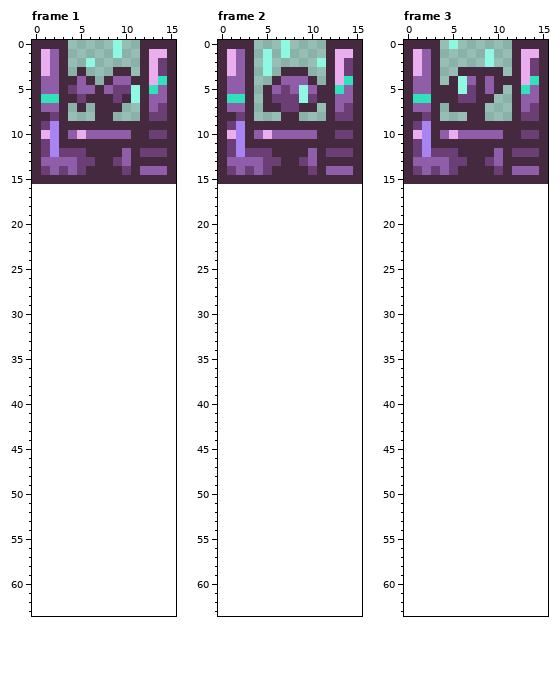
One commit to this pixel-art file: src/assets/machine-fan.aseprite. The first picture shows the starting point.
16x16 pixels, 3 frames. Shown: frame 1, frame 2, frame 3. The old version is drawn lined up with the new one, on the new canvas.
New version:
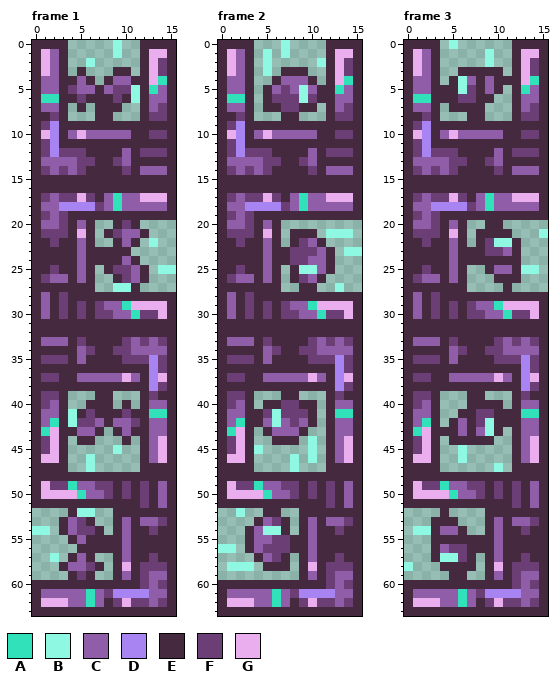
Palette (. is transparent): A #30e1b9  B #8ff8e2  C #905ea9  D #a884f3  E #45293f  F #6b3e75  G #eaaded
Change:
canvas 16x16 -> 16x64
Changed rows in their new state; - is an unchanged pixel.
Frame 1:
first column x 0:
16 EEEEEEEEEEEEEEEE
17 EFCFFGFECACCGGGE
18 ECCDDDDFCACCCCCE
19 EFCFEEEEEEEEEEEE
20 ECCFECE--EFE----
21 EFFFEGE-EFCCE---
22 EEFEECE--ECE-B--
23 EEEEECEEEEE-----
24 EEEEECEEEECE----
25 EEFEECE-EFFCE-BB
26 EFCCECE--EFCE---
27 EEEEEEE--BBE----
28 ECEFEEEEEEEEEEEE
29 ECEFEFEFCCAGGGGE
30 ECEFEFEFFCCAFFGE
31 EEEEEEEEEEEEEEEE
32 EEEEEEEEEEEEEEEE
33 ECCCEFEEEEFCFCFE
34 EEEEECFEEFFCCCCE
35 EFFFECEEEEFFFDFE
36 EEEEEEEEEEEEEDFE
37 EFFEECCCCCGCEDGE
38 EEEEEEEEEEEEEDFE
39 EFFE---EE---EFEE
40 EFCE--EEE-E-ECCE
41 ECCEBEFEEEFEEAAE
42 ECAEBFFCECCFECCE
43 EAGEECCE-ECEECCE
44 EFGE-EE---E-ECGE
45 EFGE-----B--ECGE
46 EGGE--B-----ECGE
47 EEEE--B-----EEEE
48 EEEEEEEEEEEEEEEE
49 EGFFACCFFEFEFECE
50 EGGGGACCFEFEFECE
51 EEEEEEEEEEEEFECE
52 ----EBB--EEEEEEE
53 ---ECFE--ECECCFE
54 BB-ECFFE-ECEEFEE
55 ----ECEEEECEEEEE
56 -----EEEEECEEEEE
57 --B-ECE--ECEEFEE
58 ---ECCFE-EGEFFFE
59 ----EFE--ECEFCCE
60 EEEEEEEEEEEEFCFE
61 ECCCCCACFDDDDCCE
62 EGGGCCACEFGFFCFE
63 EEEEEEEEEEEEEEEE
Frame 2:
first column x 0:
16 EEEEEEEEEEEEEEEE
17 EFCFFGFECACCGGGE
18 ECCDDDDFCACCCCCE
19 EFCFEEEEEEEEEEEE
20 ECCFECE---------
21 EFFFEGE-EEE-BBB-
22 EEFEECE-EFCE----
23 EEEEECEEFFFCE-BB
24 EEEEECEEFFCCE---
25 EEFEECE-EBBCE---
26 EFCCECE-EFCE----
27 EEEEEEE--EE--B--
28 ECEFEEEEEEEEEEEE
29 ECEFEFEFCCAGGGGE
30 ECEFEFEFFCCAFFGE
31 EEEEEEEEEEEEEEEE
32 EEEEEEEEEEEEEEEE
33 ECCCEFEEEEFCFCFE
34 EEEEECFEEFFCCCCE
35 EFFFECEEEEFFFDFE
36 EEEEEEEEEEEEEDFE
37 EFFEECCCCCGCEDGE
38 EEEEEEEEEEEEEDFE
39 EFFE---EE---EFEE
40 EFCE-EEFFEE-ECCE
41 ECCEEFBFFFE-EAAE
42 ECAEECBCFCE-ECCE
43 EAGE-ECCCE--ECCE
44 EFGE--EEE-B-ECGE
45 EFGEB-----B-ECGE
46 EGGE----B-B-ECGE
47 EEEE----B---EEEE
48 EEEEEEEEEEEEEEEE
49 EGFFACCFFEFEFECE
50 EGGGGACCFEFEFECE
51 EEEEEEEEEEEEFECE
52 --B--EE--EEEEEEE
53 ----ECFE-ECECCFE
54 ---ECBBE-ECEEFEE
55 ---ECCFFEECEEEEE
56 BB-ECFFFEECEEEEE
57 ----ECFE-ECEEFEE
58 -BBB-EEE-EGEFFFE
59 ---------ECEFCCE
60 EEEEEEEEEEEEFCFE
61 ECCCCCACFDDDDCCE
62 EGGGCCACEFGFFCFE
63 EEEEEEEEEEEEEEEE
Frame 3:
first column x 0:
16 EEEEEEEEEEEEEEEE
17 EFCFFGFECACCGGGE
18 ECCDDDDFCACCCCCE
19 EFCFEEEEEEEEEEEE
20 ECCFECE--EE-----
21 EFFFEGE-EEEE---B
22 EEFEECE-EFBBE---
23 EEEEECEEEFFCE---
24 EEEEECEEEEEEE---
25 EEFEECE--ECCEBB-
26 EFCCECE---EEE---
27 EEEEEEE----E----
28 ECEFEEEEEEEEEEEE
29 ECEFEFEFCCAGGGGE
30 ECEFEFEFFCCAFFGE
31 EEEEEEEEEEEEEEEE
32 EEEEEEEEEEEEEEEE
33 ECCCEFEEEEFCFCFE
34 EEEEECFEEFFCCCCE
35 EFFFECEEEEFFFDFE
36 EEEEEEEEEEEEEDFE
37 EFFEECCCCCGCEDGE
38 EEEEEEEEEEEEEDFE
39 EFFE---EE---EFEE
40 EFCE---EEEE-ECCE
41 ECCE--EEFFEEEAAE
42 ECAE-ECEFBEEECCE
43 EAGEEECECBE-ECCE
44 EFGE-EEEEE--ECGE
45 EFGE--B-----ECGE
46 EGGE--B-----ECGE
47 EEEE------B-EEEE
48 EEEEEEEEEEEEEEEE
49 EGFFACCFFEFEFECE
50 EGGGGACCFEFEFECE
51 EEEEEEEEEEEEFECE
52 ----E----EEEEEEE
53 ---EEE---ECECCFE
54 -BBECCE--ECEEFEE
55 ---EEEEEEECEEEEE
56 ---ECFFEEECEEEEE
57 ---EBBFE-ECEEFEE
58 B---EEEE-EGEFFFE
59 -----EE--ECEFCCE
60 EEEEEEEEEEEEFCFE
61 ECCCCCACFDDDDCCE
62 EGGGCCACEFGFFCFE
63 EEEEEEEEEEEEEEEE
Where, in picture pixels (left, top, right, bottom), the same in both pictures:
added: (32, 184, 176, 616)
added: (218, 184, 362, 616)
added: (404, 184, 548, 616)
